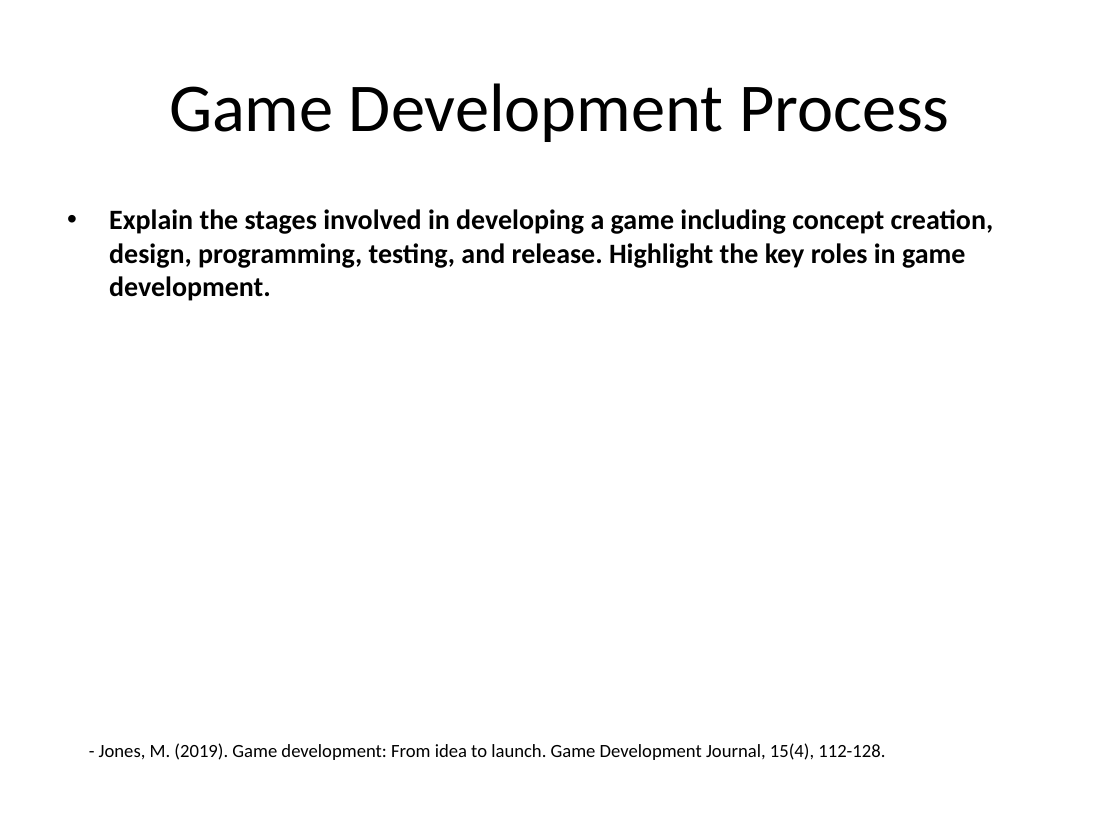
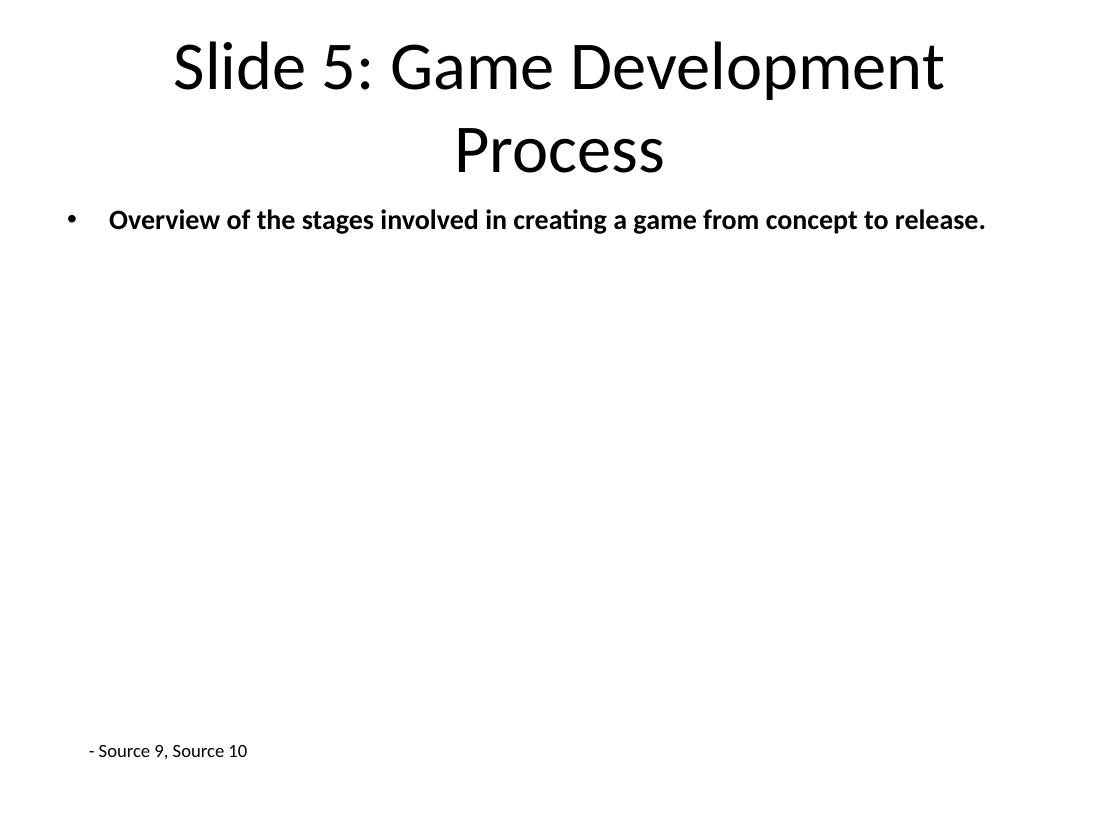
Before and after one commit to infrasvc-magang/test, a slide deck: slide 6 of backend/project/PPTX/Game_presentation.pptx (slide 4 before the commit). Drawn at 1120x840 pixels with LibreOffice and Linux fonts; fonts in the diff are those of the drawing. Boxes give left, top, right and bottom in pixels: in the first picture for what was removed or moved away, otherwise in the second. Text is boxed around its words. In the diff, an @@ line names an element or a change of style, - is before the commit and + after.

```diff
--- a/backend/project/PPTX/Game_presentation.pptx
+++ b/backend/project/PPTX/Game_presentation.pptx
@@ title at (174,41,945,173): text changed @@
-Game Development Process
+Slide 5: Game Development Process
@@ text at (109,209,986,234): text changed @@
-• Explain the stages involved in developing a game including concept creation, design, programming, testing, and release. Highlight the key roles in game development.
+• Overview of the stages involved in creating a game from concept to release.
@@ text at (99,745,247,759): text changed @@
-- Jones, M. (2019). Game development: From idea to launch. Game Development Journal, 15(4), 112-128.
+- Source 9, Source 10
```
Also in this commit, not shown: 7 other slides changed, 2 slides added, 2 slides removed, 18 other files.
